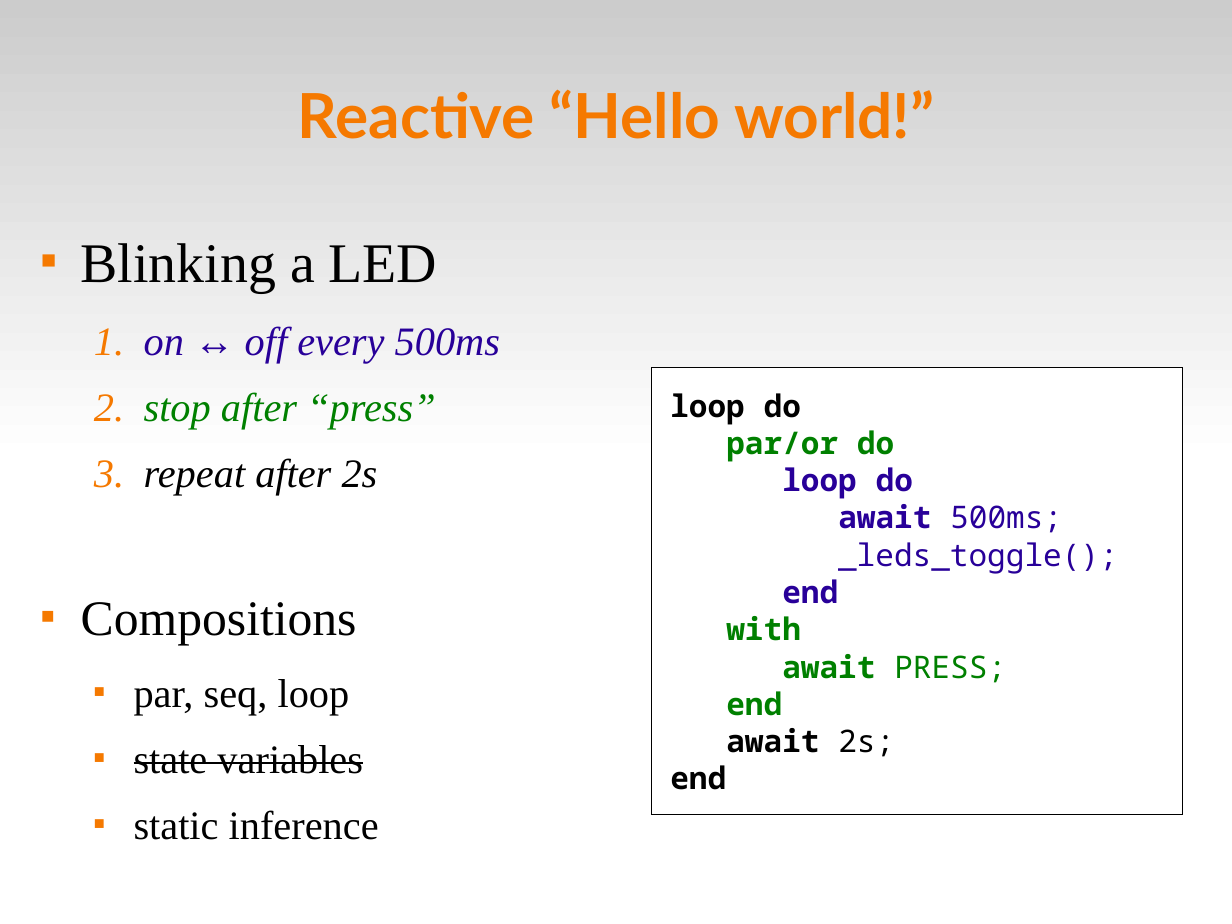
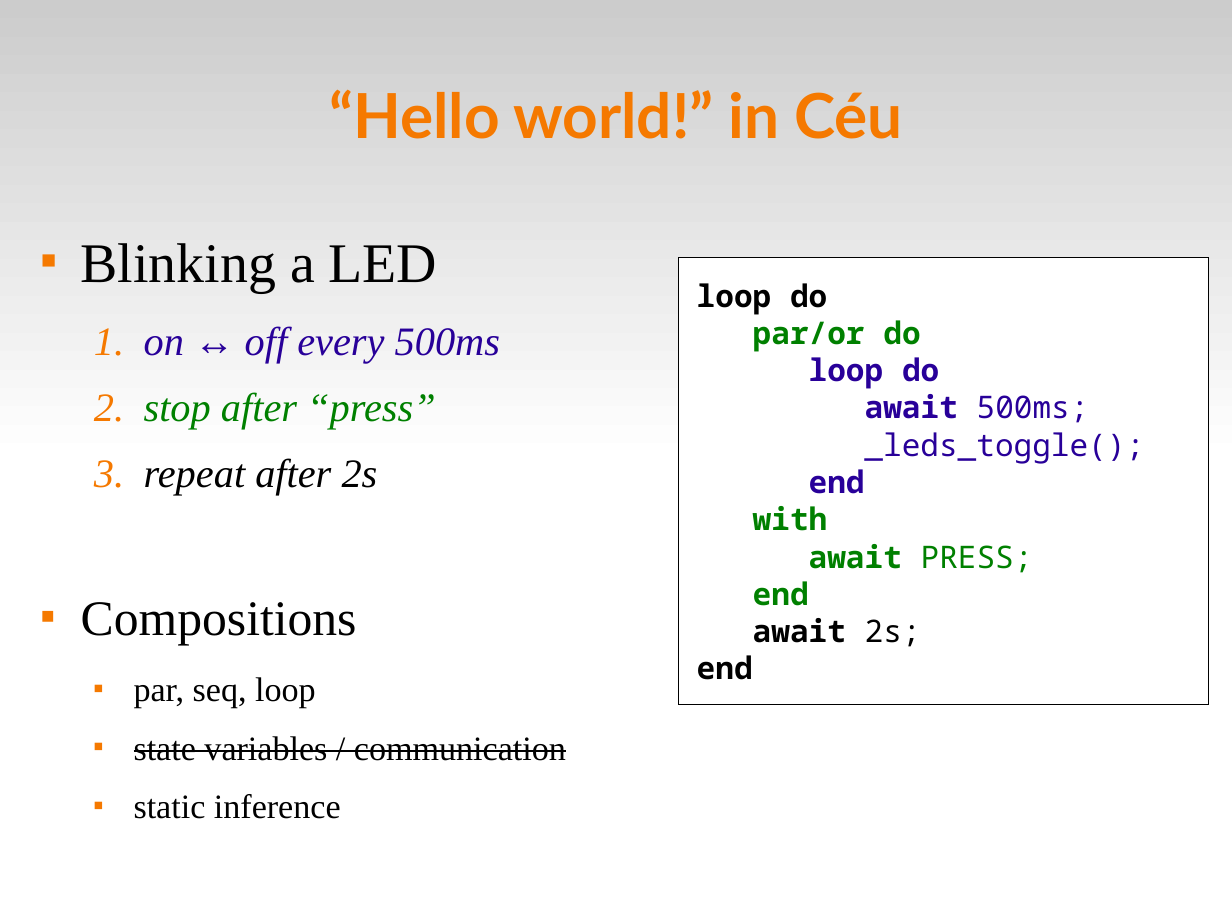
Before and after one commit to fsantanna-no/ceu-docs, a slide deck: slide 4 of ceu_stl.odp (slide 5 before the commit). Drawn at 1232x924 pixels with LibreOffice and Linux fonts; fonts in the diff are those of the drawing. Boxes give left, top, right and bottom in pixels: in the first picture for what was removed or moved away, otherwise in the second. Text is boxed around its words. In the diff, an @@ line names an element or a change of style, - is before the commit and + after.

```diff
--- a/ceu_stl.odp
+++ b/ceu_stl.odp
@@ title at bbox=[329, 89, 903, 139]: text changed @@
-Reactive “Hello world!”
+“Hello world!” in Céu
@@ rectangle "loop do": place and size @@
-rectangle "loop do" at bbox=[652, 368, 1183, 815]
+rectangle "loop do" at bbox=[679, 257, 1210, 704]
@@ text at bbox=[134, 677, 341, 819]: size 26 to 22 pt in "par, seq, loop", "static inference" @@
@@ text at bbox=[134, 736, 566, 761]: text changed; size 26 to 22 pt @@
-  ■ state variables
+  ■ state variables / communication
```
Also in this commit, not shown: 8 other slides changed, 2 slides added, 1 slide removed, 3 other files.
